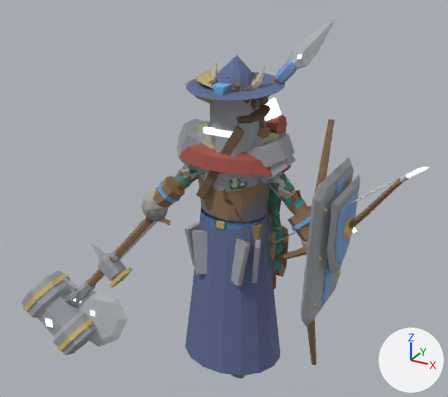
What one commit did to the glTF model art/creator/humanoid_slim/export/humanoid_slim_feminine.glb.
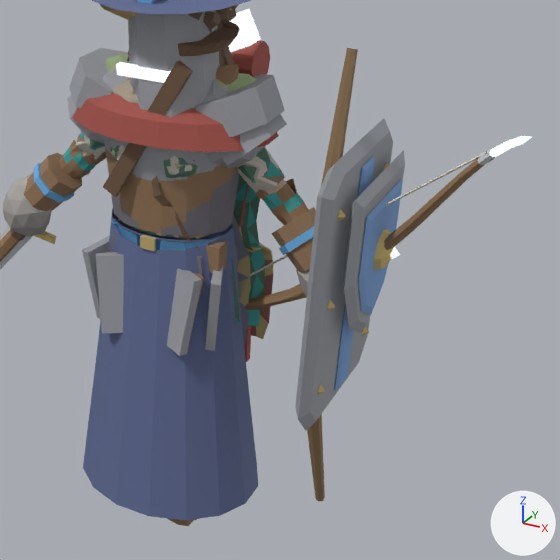
Each version appears first whole from a 50 mm lens placed at (1.54, -2.91, 2.58), pointed at (-0.15, 0.15, 1.04), and next in a close-up on the part from 31% to 99% of the width and 23% to 100% of the height. The lights are fixed; the arrows at lower right show +X, +Y and +Z. The last two pictures show the newer version. Vertices at exactly the same position are counted once.

The scene before the commit, as lines of its bpy script (objects in view):
```python
me_part_face_eyepatch = bpy.data.meshes.new('part.face.eyepatch')
me_part_face_eyepatch.from_pydata(...)  # 40 vertices, 72 faces; spans x -0.162..0.212, y -0.134..0.15, z 1.633..1.683
me_part_face_eyepatch.materials.append(mat_cloth)
me_part_offhand_shield = bpy.data.meshes.new('part.offhand.shield')
me_part_offhand_shield.from_pydata(...)  # 93 vertices, 158 faces; spans x 0.504..0.745, y -0.225..0.195, z 0.823..1.343
# faces by material slot: [112, 8, 38]
me_part_offhand_shield.materials.append(mat_metal)
me_part_offhand_shield.materials.append(mat_emissive)
me_part_offhand_shield.materials.append(mat_accent)
me_part_offhand_tower_shield = bpy.data.meshes.new('part.offhand.tower_shield')
me_part_offhand_tower_shield.from_pydata(...)  # 106 vertices, 164 faces; spans x 0.504..0.673, y -0.31..0.251, z 0.58..1.44
# faces by material slot: [136, 8, 20]
me_part_offhand_tower_shield.materials.append(mat_metal)
me_part_offhand_tower_shield.materials.append(mat_emissive)
me_part_offhand_tower_shield.materials.append(mat_accent)
ob_part_face_eyepatch = bpy.data.objects.new('part.face.eyepatch', me_part_face_eyepatch)
ob_part_face_eyepatch.location = (0.0, 0.0, 0.0)
ob_part_offhand_shield = bpy.data.objects.new('part.offhand.shield', me_part_offhand_shield)
ob_part_offhand_shield.location = (0.0, 0.0, 0.0)
ob_part_offhand_tower_shield = bpy.data.objects.new('part.offhand.tower_shield', me_part_offhand_tower_shield)
ob_part_offhand_tower_shield.location = (0.0, 0.0, 0.0)
# also in view: 'part.arms.ranger_bracers' at (0.0, 0.04, 1.15); 'part.torso.robe' at (0.0, 0.0, 0.79); 'part.waist.belt' at (0.01, -0.01, 1.0); 'part.shoulders.slabs' at (0.0, 0.01, 1.41); 'part.back.long_coat' at (0.0, 0.02, 1.03)
```
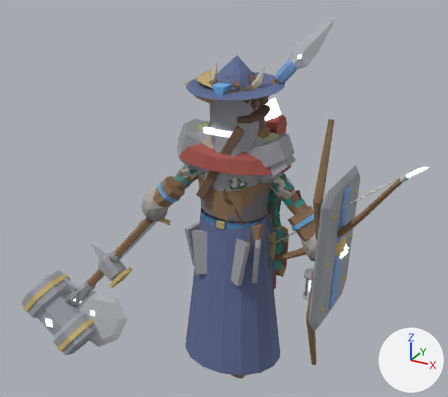
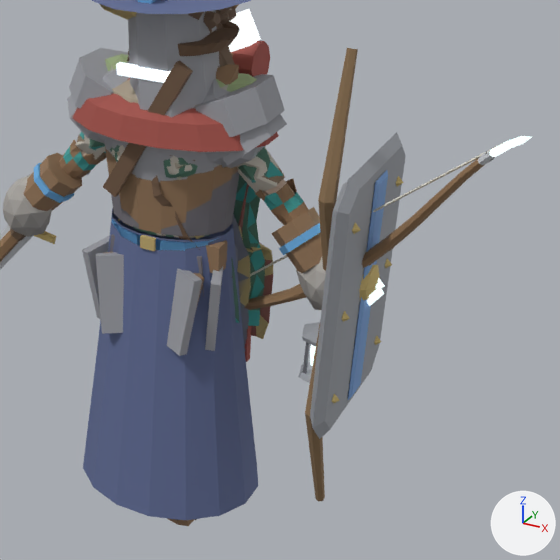
Patch to the scene script:
```diff
--- a/art/creator/humanoid_slim/export/humanoid_slim_feminine.glb.py
+++ b/art/creator/humanoid_slim/export/humanoid_slim_feminine.glb.py
@@ me_part_offhand_shield @@
 # used by ob_part_offhand_shield; location = (0.0, 0.0, 0.0)
-me_part_offhand_shield.from_pydata(...)  # 93 vertices, 158 faces; spans x 0.504..0.745, y -0.225..0.195, z 0.823..1.343
+me_part_offhand_shield.from_pydata(...)  # 93 vertices, 158 faces; spans x 0.504..0.697, y -0.178..0.242, z 0.687..1.207
+# me_part_offhand_shield part 1: the loose piece of 21 vertices spanning x 0.63..0.685, y -0.225..0.195, z 0.823..1.343 is moved by (-0.049, 0.047, -0.136)
+# me_part_offhand_shield part 2: the loose piece of 17 vertices spanning x 0.684..0.731, y -0.08..0.05, z 1.047..1.177 is moved by (-0.049, 0.047, -0.136)
+# me_part_offhand_shield part 3: the loose piece of 6 vertices spanning x 0.701..0.745, y -0.037..0.007, z 1.088..1.132 is moved by (-0.049, 0.047, -0.136)
+# me_part_offhand_shield part 4: the loose piece of 21 vertices spanning x 0.665..0.694, y -0.171..0.14, z 0.892..1.277 is moved by (-0.049, 0.047, -0.136)
+# other edits to the shape of me_part_offhand_shield do not show in these pictures
 me_part_offhand_shield.materials.append(mat_metal)
@@ me_part_offhand_tower_shield @@
 # used by ob_part_offhand_tower_shield; location = (0.0, 0.0, 0.0)
-me_part_offhand_tower_shield.from_pydata(...)  # 106 vertices, 164 faces; spans x 0.504..0.673, y -0.31..0.251, z 0.58..1.44
+me_part_offhand_tower_shield.from_pydata(...)  # 106 vertices, 164 faces; spans x 0.504..0.697, y -0.249..0.312, z 0.521..1.38
+# me_part_offhand_tower_shield part 5: the loose piece of 24 vertices spanning x 0.551..0.631, y -0.31..0.251, z 0.58..1.44 is moved by (0.024, 0.061, -0.06)
+# me_part_offhand_tower_shield part 6: the loose piece of 6 vertices spanning x 0.587..0.623, y -0.238..-0.202, z 0.712..0.748 is moved by (0.024, 0.061, -0.06)
+# me_part_offhand_tower_shield part 7: the loose piece of 6 vertices spanning x 0.598..0.634, y -0.237..-0.201, z 0.992..1.027 is moved by (0.024, 0.061, -0.06)
+# me_part_offhand_tower_shield part 8: the loose piece of 6 vertices spanning x 0.61..0.646, y -0.237..-0.201, z 1.271..1.307 is moved by (0.024, 0.061, -0.06)
+# me_part_offhand_tower_shield part 9: the loose piece of 6 vertices spanning x 0.588..0.624, y 0.142..0.178, z 0.711..0.747 is moved by (0.024, 0.061, -0.06)
+# me_part_offhand_tower_shield part 10: the loose piece of 6 vertices spanning x 0.599..0.635, y 0.143..0.179, z 0.991..1.027 is moved by (0.024, 0.061, -0.06)
+# me_part_offhand_tower_shield part 11: the loose piece of 6 vertices spanning x 0.61..0.646, y 0.143..0.179, z 1.271..1.307 is moved by (0.024, 0.061, -0.06)
+# me_part_offhand_tower_shield part 12: the loose piece of 6 vertices spanning x 0.593..0.673, y -0.069..0.011, z 0.953..1.065 is moved by (0.024, 0.061, -0.06)
+# me_part_offhand_tower_shield part 13: the loose piece of 12 vertices spanning x 0.596..0.641, y -0.08..0.021, z 0.639..1.379 is moved by (0.024, 0.061, -0.06)
+# other edits to the shape of me_part_offhand_tower_shield do not show in these pictures
 me_part_offhand_tower_shield.materials.append(mat_metal)
```

Where the change shows, as pixel boxes (x1, y1, x2, y2) in the close-ups (560 x 560 px; the box of a moved part takes in the faces that stretch with it):
'part.offhand.tower_shield', reshaped: before (295, 118, 393, 431); after (310, 132, 406, 439)
'part.offhand.shield', reshaped: before (342, 150, 405, 333); after (359, 264, 385, 300)
part 1 of me_part_offhand_shield, moved or reshaped (not visible afterwards): before (342, 150, 405, 333)
part 2 of me_part_offhand_shield, moved or reshaped: before (374, 230, 393, 270); after (359, 264, 380, 300)
part 3 of me_part_offhand_shield, moved or reshaped: before (390, 247, 400, 259); after (375, 278, 385, 289)
part 4 of me_part_offhand_shield, moved or reshaped (not visible afterwards): before (359, 179, 402, 315)
part 5 of me_part_offhand_tower_shield, moved or reshaped: before (295, 118, 393, 431); after (310, 132, 406, 439)
part 6 of me_part_offhand_tower_shield, moved or reshaped: before (317, 384, 325, 394); after (332, 394, 340, 404)
part 7 of me_part_offhand_tower_shield, moved or reshaped: before (327, 300, 335, 311); after (342, 311, 350, 322)
part 8 of me_part_offhand_tower_shield, moved or reshaped: before (337, 209, 346, 221); after (352, 223, 360, 234)
part 9 of me_part_offhand_tower_shield, moved or reshaped: before (362, 327, 369, 336); after (374, 336, 381, 345)
part 10 of me_part_offhand_tower_shield, moved or reshaped (not visible before): after (385, 258, 392, 268)
part 11 of me_part_offhand_tower_shield, moved or reshaped: before (383, 163, 388, 171); after (396, 176, 404, 187)
part 12 of me_part_offhand_tower_shield, moved or reshaped (not visible before): after (367, 288, 384, 306)
part 13 of me_part_offhand_tower_shield, moved or reshaped: before (334, 156, 375, 391); after (348, 170, 388, 400)
